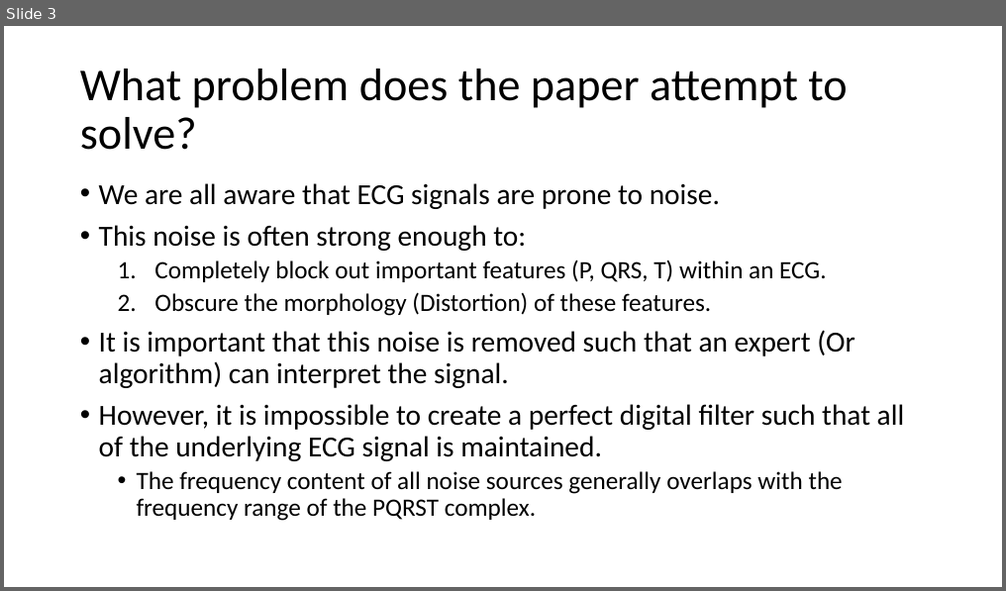
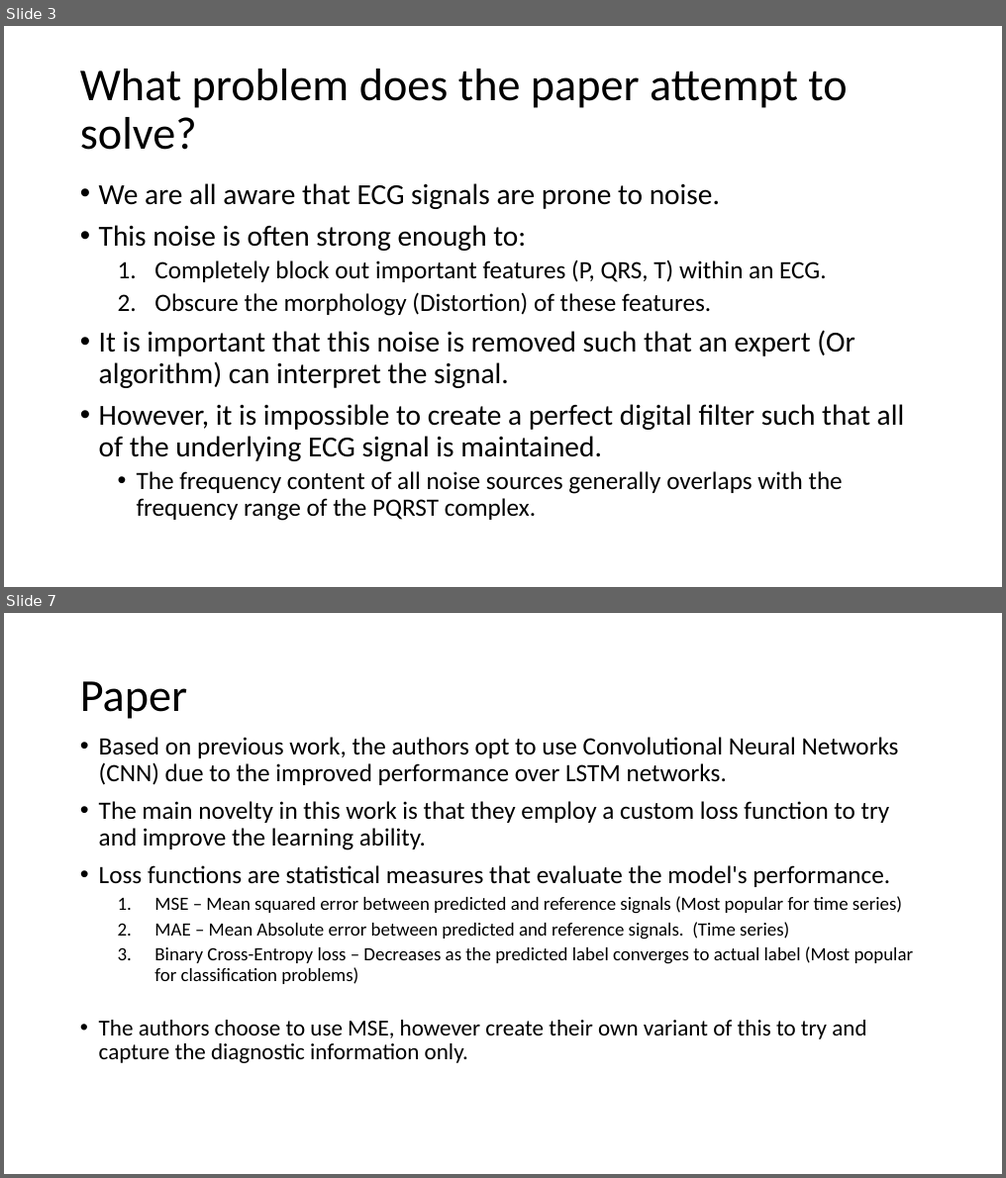
Before and after one commit to ben120-web/MSc-Project, a slide deck: Electrode Motion Denoising/reports/DeepLearningElectrodeMotionRemoval.pptx. Shown one above the other, each under a label of ours: slide 3 before the commit, slides 3 and 7 after it; the slides between them are not shown. The pictures are 1006x591 and 1006x1178 pixels, drawn with LibreOffice and Linux fonts; fonts in the diff are those of the drawing. Boxes give left, top, right and bottom in pixels: in the first picture for what was removed or moved away, otherwise in the second. Text is boxed around its words. In the diff, an @@ line names an element or a change of style, - is before the commit and + after.

```diff
--- a/Electrode Motion Denoising/reports/DeepLearningElectrodeMotionRemoval.pptx
+++ b/Electrode Motion Denoising/reports/DeepLearningElectrodeMotionRemoval.pptx
@@ slide 7 added at [4,613,1002,1174], background #FFFFFF @@
@@ title added at [80,681,187,719], 44 pt, text #000000 @@
+Paper
@@ text added at [99,737,914,1063], 24 pt, text #000000 @@
+• Based on previous work, the authors opt to use Convolutional Neural Networks (CNN) due to the improved performance over LSTM networks.
+• The main novelty in this work is that they employ a custom loss function to try and improve the learning ability.
+• Loss functions are statistical measures that evaluate the model's performance.
+  1. MSE – Mean squared error between predicted and reference signals (Most popular for time series)
+  2. MAE – Mean Absolute error between predicted and reference signals. (Time series)
+  3. Binary Cross-Entropy loss – Decreases as the predicted label converges to actual label (Most popular for classification problems)
+• The authors choose to use MSE, however create their own variant of this to try and capture the diagnostic information only.
```
Also in this commit, not shown: 1 slide changed, 4 other slides added.
